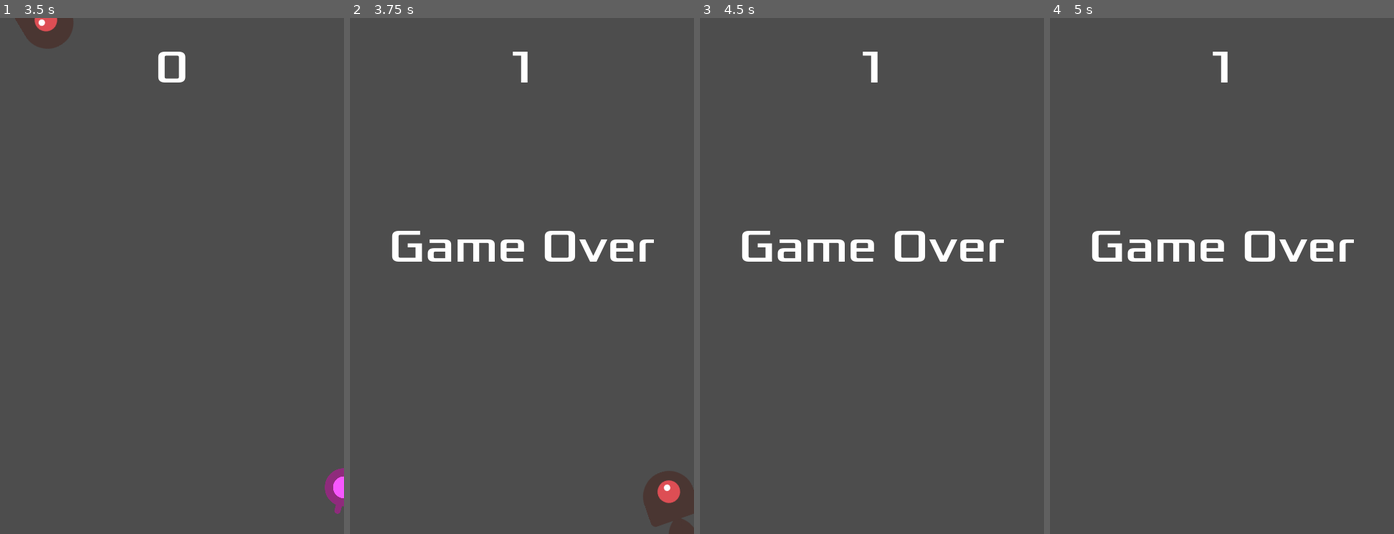
Above: before the commit, frames 1-4 (left to right).
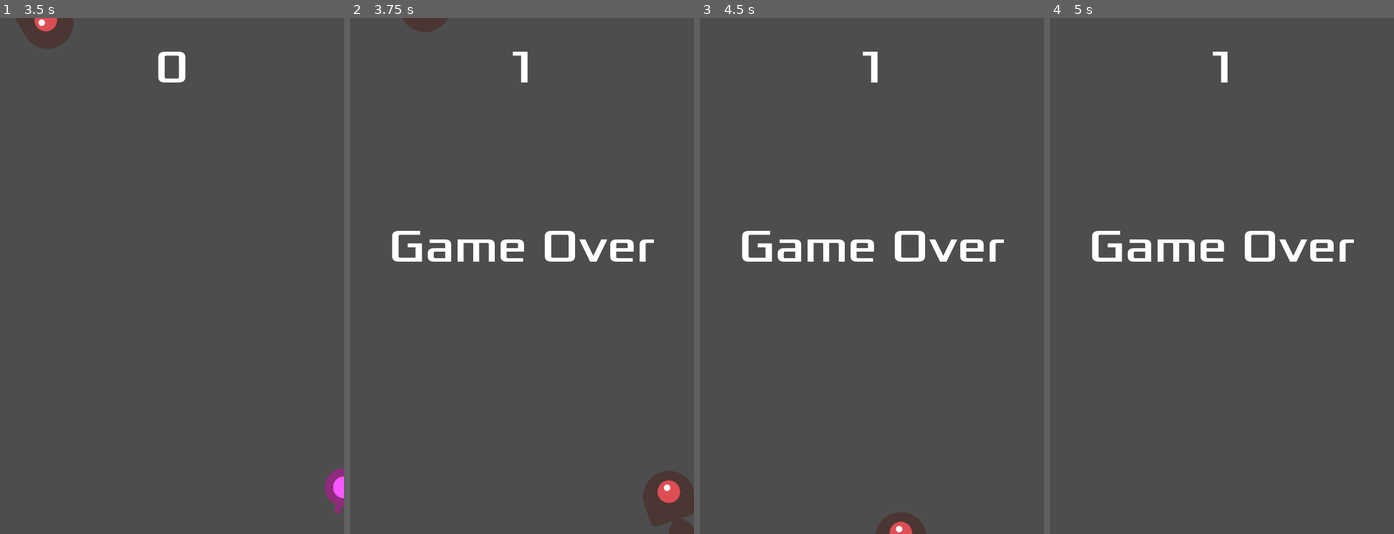
Above: after the commit, the same moments.

Repository: ArSn/godot-dodge-the-creeps-2d
Game: Godot game, scene res://main.tscn
Two runs of this game, one before a commit and one after it. Both use one fixed random seed, a clock stepped at 60 frames per second and the inputs below.
Inputs:
- Up to frame 1 (3.5 s): click "Start" at 0.5 s; tap Enter at 1.25 s; hold Right (move_right) 1.28-2.03 s; hold Down (move_down) 2.03-2.78 s; hold Right (move_right) from 2.78 s (still down)
- Up to frame 2 (3.75 s): release Right (move_right) at 3.53 s; hold Up (move_up) from 3.53 s (still down)
- Up to frame 3 (4.5 s): release Up (move_up) at 4.28 s; hold Left (move_left) from 4.28 s (still down)
- Up to frame 4 (5 s): keep holding Left (move_left)

Frame 1 is identical in both runs. In frame 2, 0.3% of the frame differs, in the area x 15-29%, y 0-3%; in frame 3, 0.5%, in the area x 51-66%, y 95-100%; in frame 4, nothing differs.

Commit message:
Fixed up mob visibility area.

Diff:
--- a/mob.tscn
+++ b/mob.tscn
@@ -64,5 +64,7 @@
 shape = SubResource("CapsuleShape2D_rsupg")
 
 [node name="VisibleOnScreenNotifier2D" type="VisibleOnScreenNotifier2D" parent="."]
+position = Vector2(0.499996, 7)
+scale = Vector2(5.85, 5.2)
 
 [connection signal="screen_exited" from="VisibleOnScreenNotifier2D" to="." method="_on_visible_on_screen_notifier_2d_screen_exited"]
